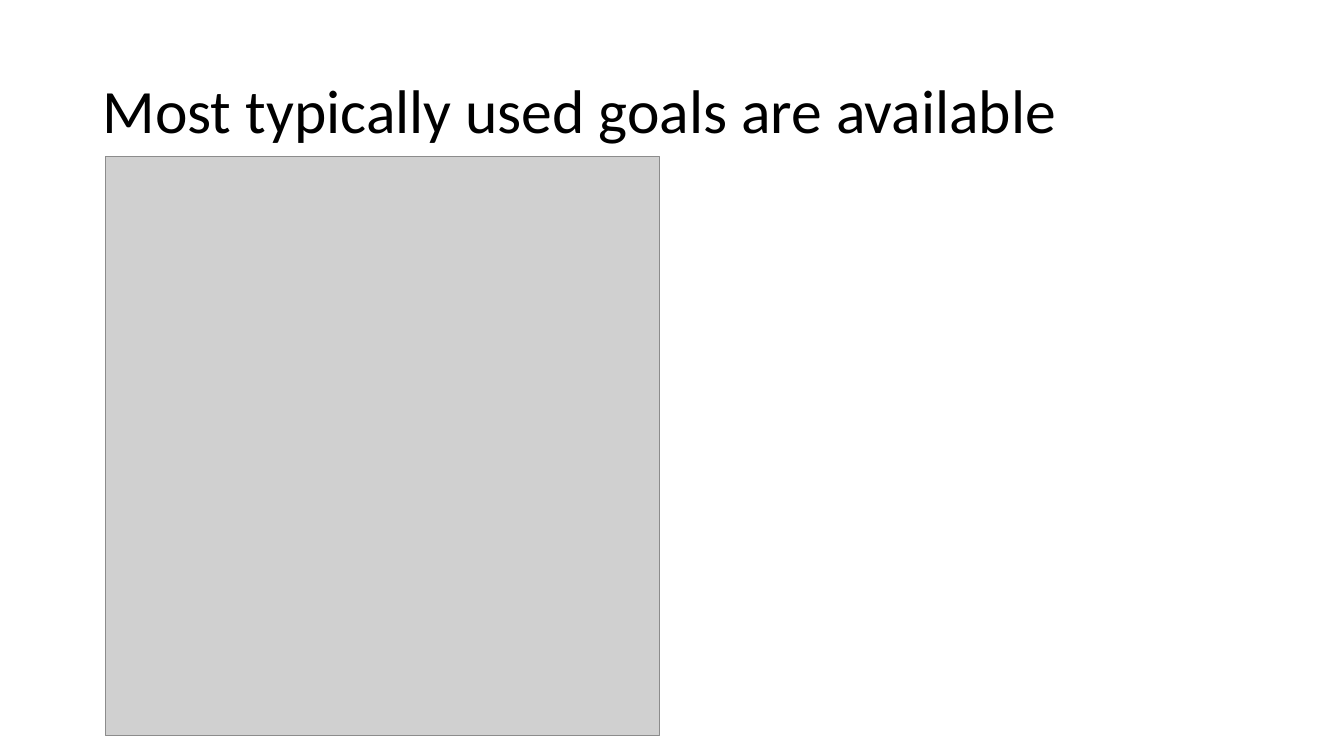
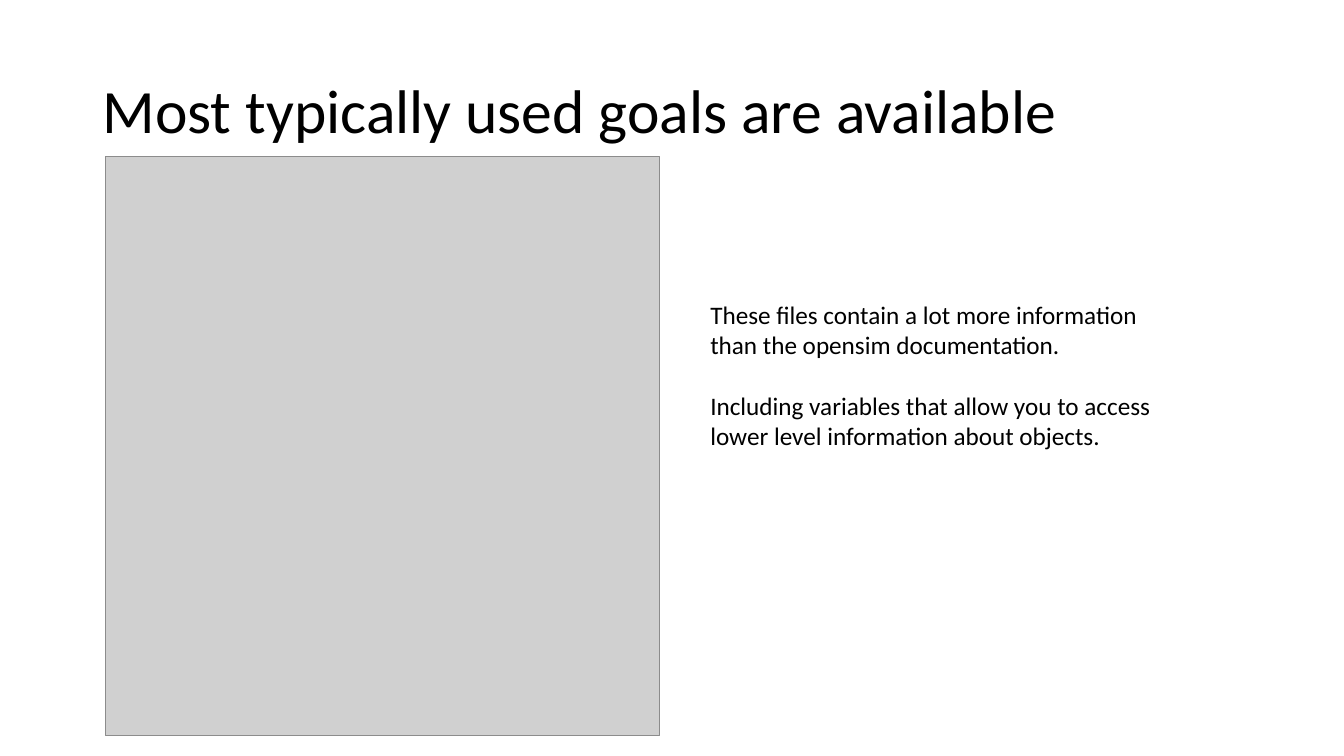
Before and after one commit to v9joshi/Moco-custom-goal, a slide deck: slide 10 of Tutorial.pptx (slide 13 before the commit). Drawn at 1344x756 pixels with LibreOffice and Linux fonts; fonts in the diff are those of the drawing; grey boxes stand for pictures. Boxes give left, top, right and bottom in pixels: in the first picture for what was removed or moved away, otherwise in the second. Text is boxed around its words. In the diff, an @@ line names an element or a change of style, - is before the commit and + after.

Commit message:
Minor powerpoint updates
Moved a slide around, changed some text.

```diff
--- a/Tutorial.pptx
+++ b/Tutorial.pptx
@@ text added at <box>710,306,1150,450</box>, 18 pt, text #000000 @@
+These files contain a lot more information
+than the opensim documentation.
+Including variables that allow you to access
+lower level information about objects.
```
Also in this commit, not shown: 2 other slides changed, 1 slide added.
